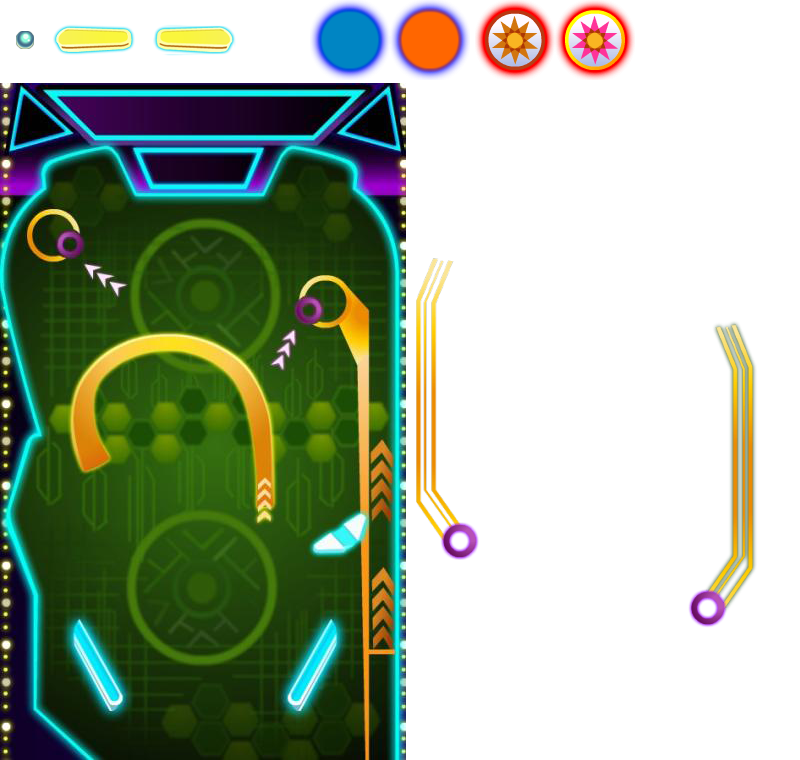
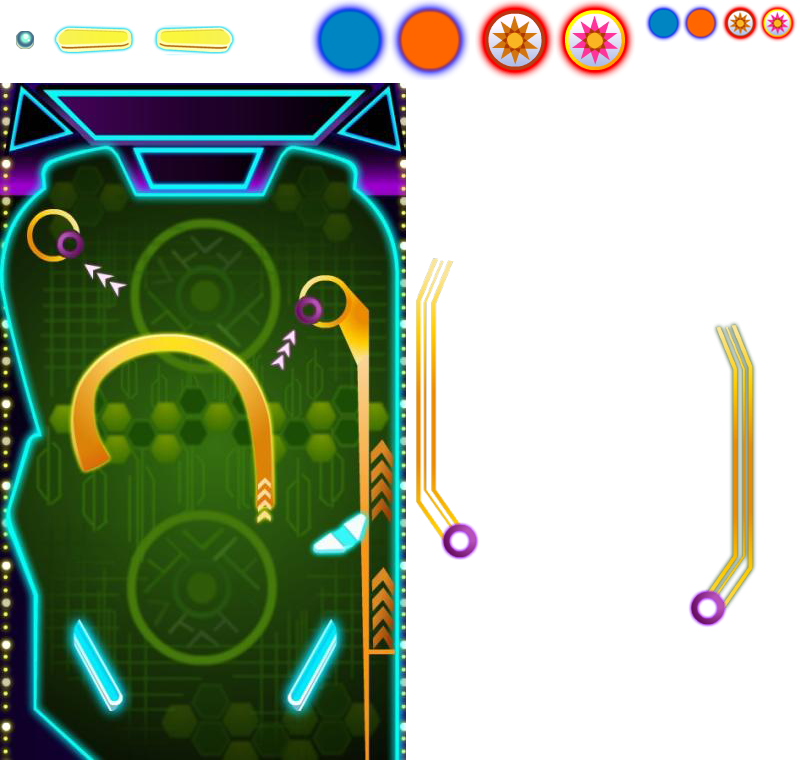
Layered file, before and after one edit (800 x 760). Changes by layer:
renamed "Background" to "Resized balls", showed it, moved it above "Star circles", painted on it over box(645, 4, 797, 42)
